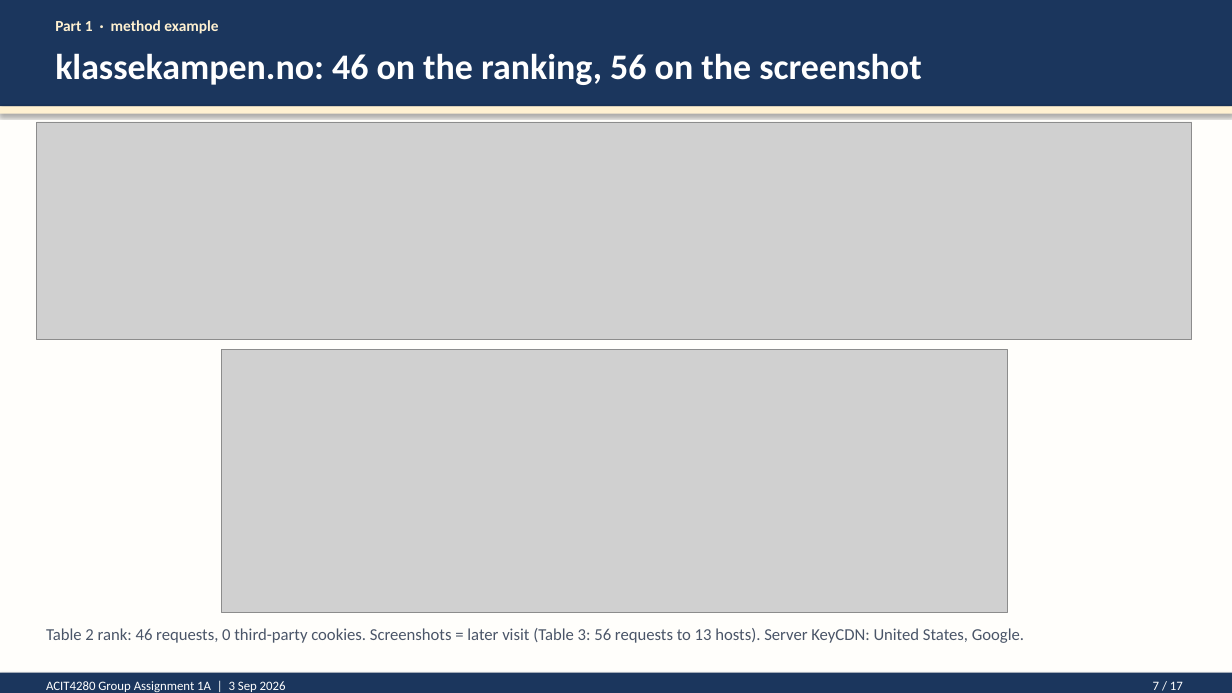
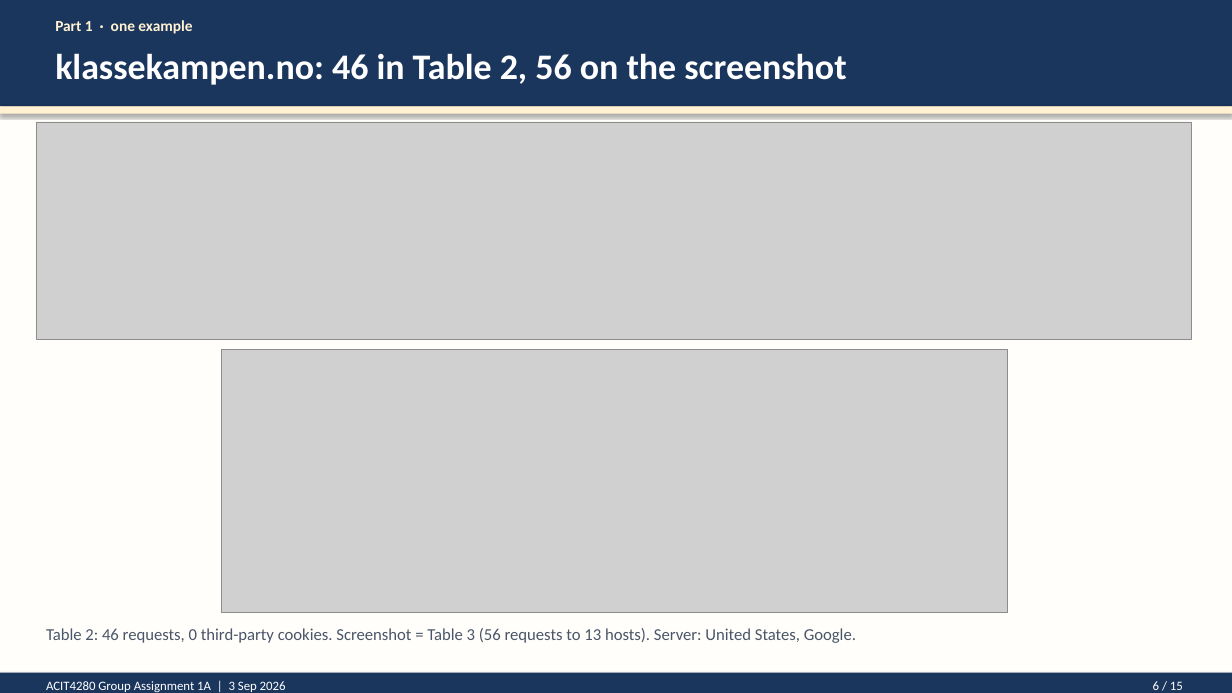
Before and after one commit to kasa031/Bacheloroppgave, a slide deck: slide 6 of ACIT4280_1A_presentation.pptx (slide 7 before the commit). Drawn at 1232x693 pixels with LibreOffice and Linux fonts; fonts in the diff are those of the drawing; grey boxes stand for pictures. Boxes give left, top, right and bottom in pixels: in the first picture for what was removed or moved away, otherwise in the second. Text is boxed around its words. In the diff, an @@ line names an element or a change of style, - is before the commit and + after.

```diff
--- a/ACIT4280_1A_presentation.pptx
+++ b/ACIT4280_1A_presentation.pptx
@@ text at bbox=[55, 20, 192, 34]: text changed @@
-Part 1 · method example
+Part 1 · one example
@@ text at bbox=[55, 53, 846, 85]: text changed @@
-klassekampen.no: 46 on the ranking, 56 on the screenshot
+klassekampen.no: 46 in Table 2, 56 on the screenshot
@@ text at bbox=[46, 628, 856, 643]: text changed @@
-Table 2 rank: 46 requests, 0 third-party cookies. Screenshots = later visit (Table 3: 56 requests to 13 hosts). Server KeyCDN: United States, Google.
+Table 2: 46 requests, 0 third-party cookies. Screenshot = Table 3 (56 requests to 13 hosts). Server: United States, Google.
@@ text at bbox=[1153, 681, 1183, 690]: text changed @@
-7 / 17
+6 / 15
```
Also in this commit, not shown: 13 other slides changed, 2 slides removed, 4 other files.
